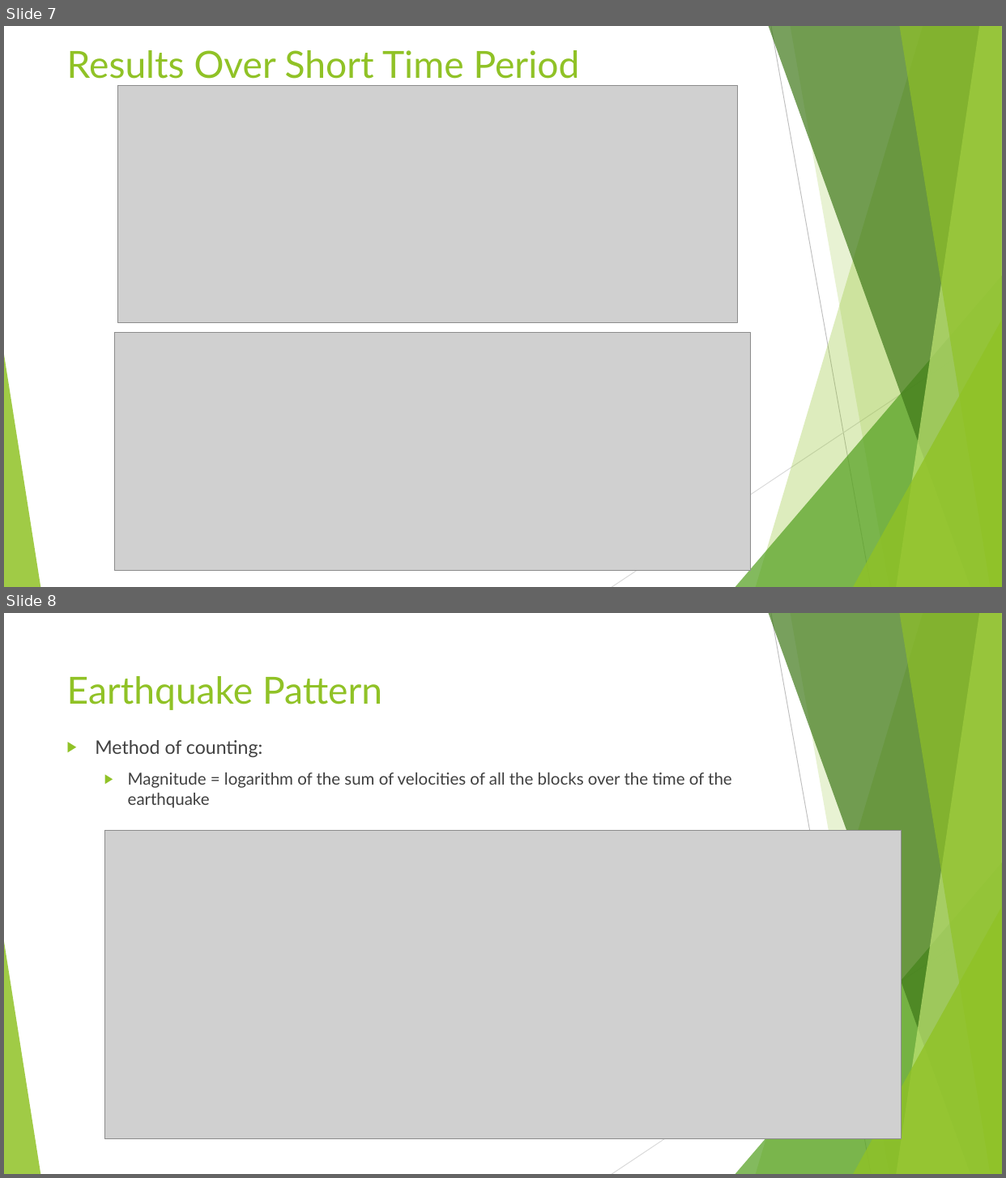
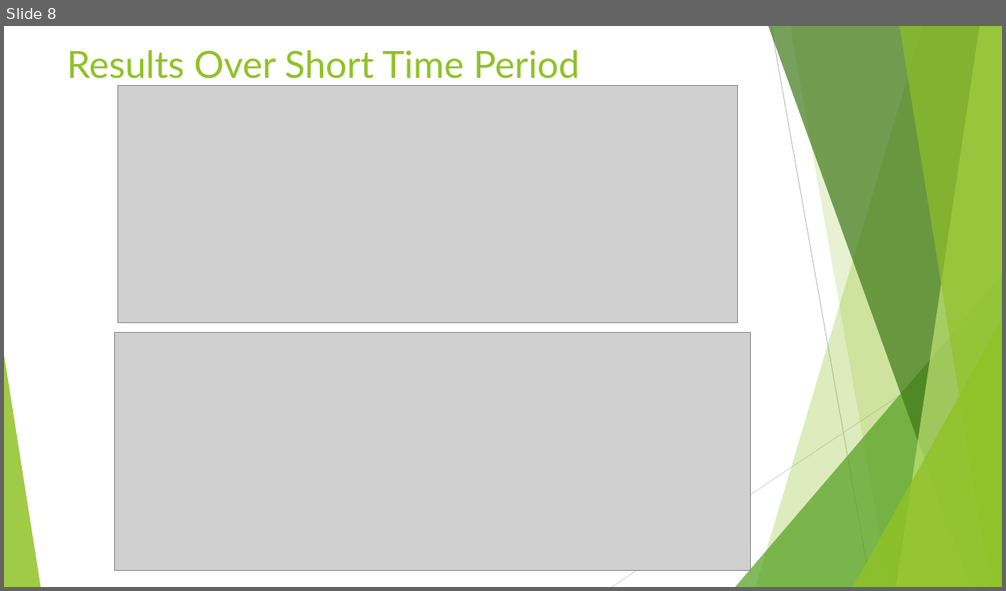
Before and after one commit to aMartin6/Final_Project, a slide deck: Earthquake Presentation.pptx. Shown one above the other, each under a label of ours: slides 7 and 8 before the commit, slide 8 after it. The pictures are 1006x1178 and 1006x591 pixels, drawn with LibreOffice and Linux fonts; fonts in the diff are those of the drawing; grey boxes stand for pictures. Boxes give left, top, right and bottom in pixels: in the first picture for what was removed or moved away, otherwise in the second. Text is boxed around its words. In the diff, an @@ line names an element or a change of style, - is before the commit and + after.

```diff
--- a/Earthquake Presentation.pptx
+++ b/Earthquake Presentation.pptx
@@ slide 8 removed at bbox=[4, 613, 1002, 1174], background #FFFFFF; not listed: 10 template elements that a slide beside it also shows @@
@@ title removed at bbox=[67, 676, 382, 710] @@
-Earthquake Pattern
@@ text removed at bbox=[95, 740, 732, 808] @@
-▶ Method of counting:
-  ▶ Magnitude = logarithm of the sum of velocities of all the blocks over the time of the earthquake
@@ picture removed at bbox=[104, 831, 901, 1139] @@
@@ what was slide 7 is now slide 8 @@
```
Also in this commit, not shown: 8 slides changed, 3 slides added.
